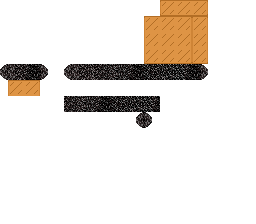
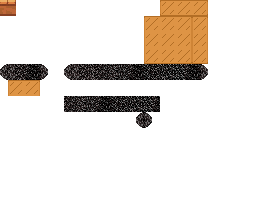
Before/after of a 256x224 layered artwork. What changed in the layer stack:
added layer "Layer 13" above "Single Platform Tile" over 0, 0, 16, 16
